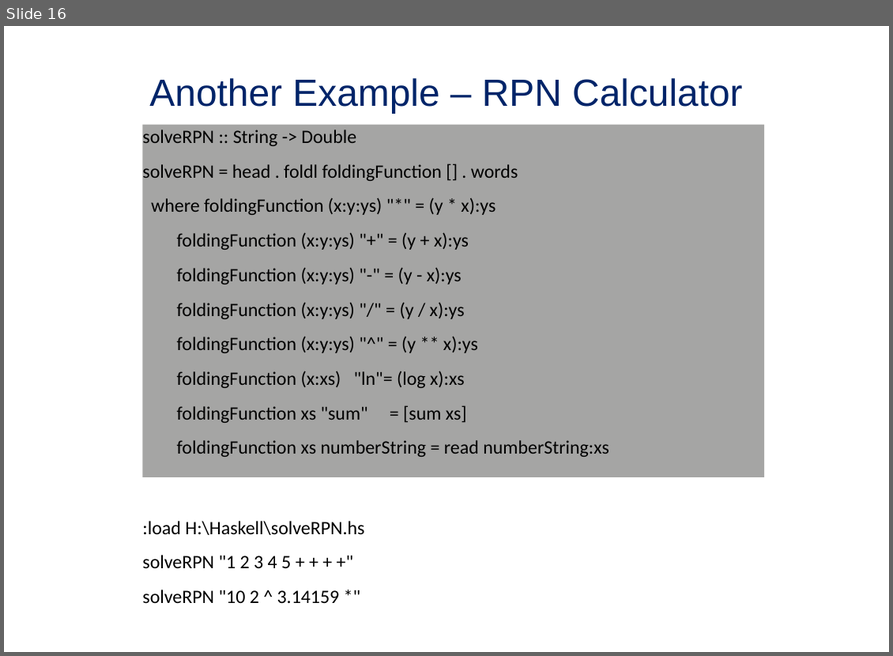
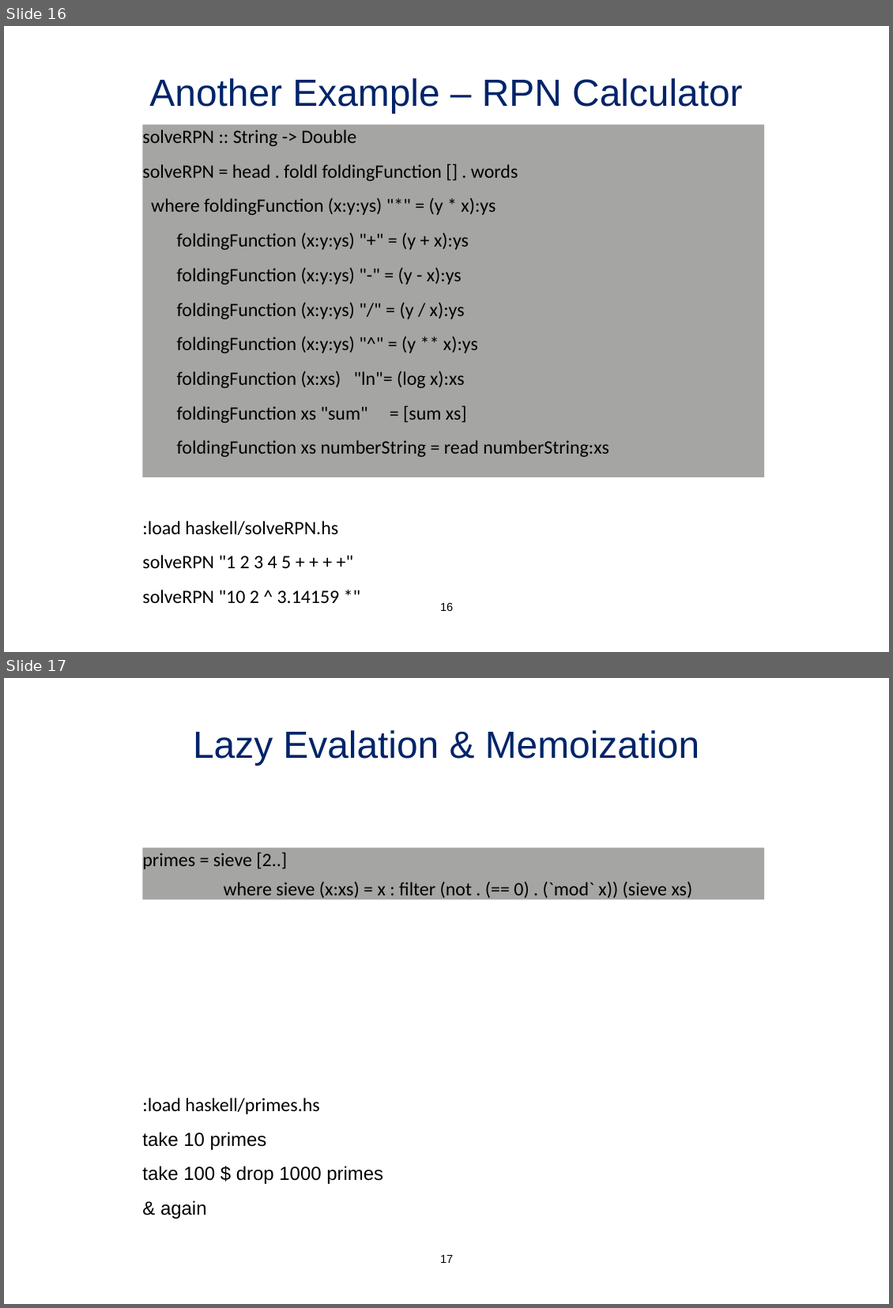
Before and after one commit to pavoni/fptalk, a slide deck: Functional Programming - a beginners experience - v0 52.ppt. Shown one above the other, each under a label of ours: slide 16 before the commit, slides 16 and 17 after it. The pictures are 893x656 and 893x1308 pixels, drawn with LibreOffice and Linux fonts; fonts in the diff are those of the drawing; background and template pictures are left out. Boxes give left, top, right and bottom in pixels: in the first picture for what was removed or moved away, otherwise in the second. Text is boxed around its words. In the diff, an @@ line names an element or a change of style, - is before the commit and + after.

Commit message:
WIP Update - remove RBS example add primes.

```diff
--- a/Functional Programming - a beginners experience - v0 52.ppt
+++ b/Functional Programming - a beginners experience - v0 52.ppt
@@ slide 17 added at (4, 678, 889, 1304), background #FFFFFF @@
@@ title added at (193, 730, 699, 765), 36 pt, text #002469 @@
+Lazy Evalation & Memoization
@@ rectangle added at (142, 848, 764, 900), fill #A5A5A4, 18 pt, text #000000 @@
+primes = sieve [2..]
+where sieve (x:xs) = x : filter (not . (== 0) . (`mod` x)) (sieve xs)
@@ text added at (142, 1097, 383, 1218), 18 pt, text #000000 @@
+:load haskell/primes.hs
+take 10 primes
+take 100 $ drop 1000 primes
+& again
@@ page number added at (440, 1255, 453, 1263), 11 pt, text #000000 @@
+17
@@ slide 16 changed as well @@
@@ text at (142, 521, 338, 535): text changed @@
-:load H:\Haskell\solveRPN.hs
+:load haskell/solveRPN.hs
@@ page number at (440, 602, 453, 611): font Times New Roman to Arial, text colour #FFFFFF to #000000; indent changed @@
```
Also in this commit, not shown: 18 other slides changed, 1 slide removed, 1 other file.
